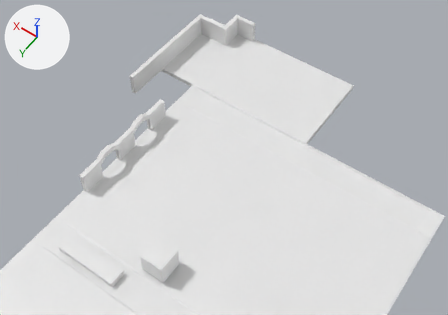
Before and after pictures for a commit that changed the Blender file media/models/child_square_fort.blend.
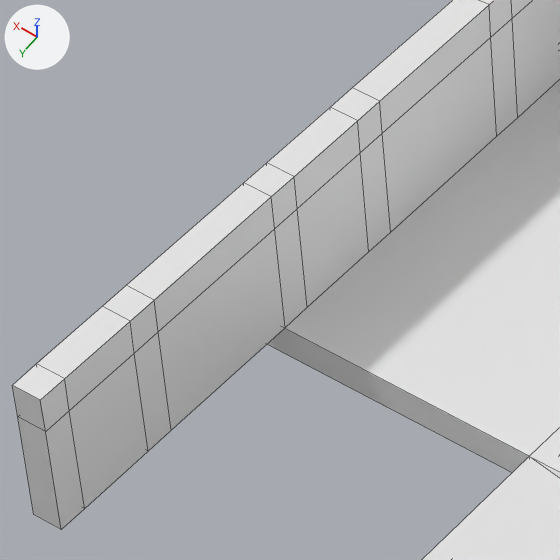
There are two pictures of each version: one whole from a 50 mm lens placed at (-9.37, 11.97, 29.94), pointed at (5.75, -9.19, -3.32), one close up on the part from 29% to 44% of the width and 9% to 31% of the height. Lighting does not change. The marker at upper left points along +X, +Y and +Z. The close-ups show mesh edges as thin lines.

Script lines for the objects in view, before the commit:
```python
me_cube_001 = bpy.data.meshes.new('Cube.001')
me_cube_001.from_pydata(...)  # 102 vertices, 100 faces; spans x -24.4..1.0, y -60.6..1.0, z -1.0..9.1
me_cube_005 = bpy.data.meshes.new('Cube.005')
me_cube_005.from_pydata(...)  # 122 vertices, 120 faces; spans x -5.9..15.2, y -32.3..1.0, z -1.0..1.0
ob_cube_001 = bpy.data.objects.new('Cube.001', me_cube_001)
ob_cube_001.location = (12.25, -8.146, 0.209)
ob_cube_001.scale = (0.147, 0.147, 0.147)
ob_cube_005 = bpy.data.objects.new('Cube.005', me_cube_005)
ob_cube_005.location = (-2.603, 15.271, -0.084)
ob_cube_005.scale = (1.0, 1.0, 0.157)
```
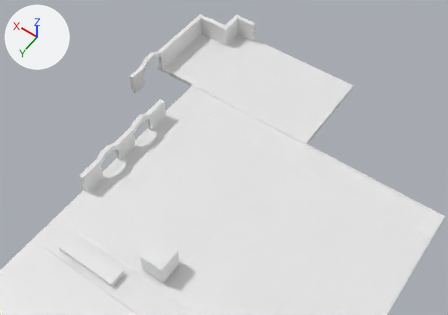
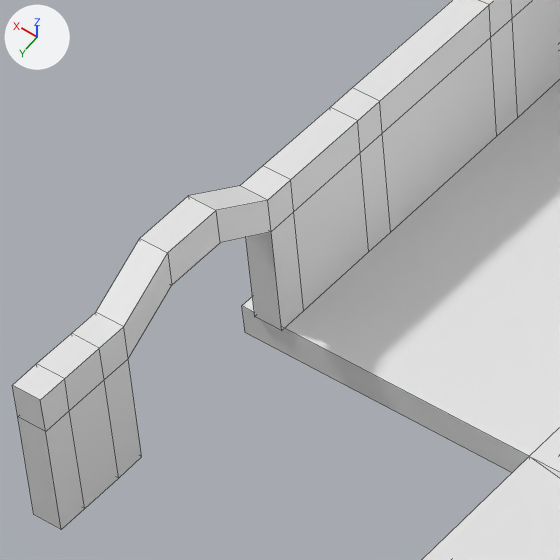
Changed parts and their boxes (x1, y1, x2, y2) in the close-ups (560 x 560 px):
part 1 of me_cube_001, built on: (37, 107, 369, 508) in both

Diff of the bpy script that builds the scene:
```diff
--- a/media/models/child_square_fort.blend.py
+++ b/media/models/child_square_fort.blend.py
@@ me_cube_001 @@
 # used by ob_cube_001; location = (12.25, -8.146, 0.209); scale = (0.147, 0.147, 0.147)
-me_cube_001.from_pydata(...)  # 102 vertices, 100 faces; spans x -24.4..1.0, y -60.6..1.0, z -1.0..9.1
+me_cube_001.from_pydata(...)  # 110 vertices, 108 faces; spans x -24.4..1.0, y -60.6..1.0, z -1.0..11.4
+# me_cube_001 part 1
+# 6 faces are deleted
+# 12 vertices in x -1.0..1.0, y -8.6..-6.5, z -1.0..9.1 move by (0.0, 2.6, 0.0)
+# 12 vertices in x -1.0..1.0, y -20.8..-18.8, z -1.0..9.1 move by (0.0, 0.3, 0.0)
+# 8 vertices are added at x -1.0..1.0, y -14.3..-10.1, z 9.0..11.4
+# 14 new faces join them
```
